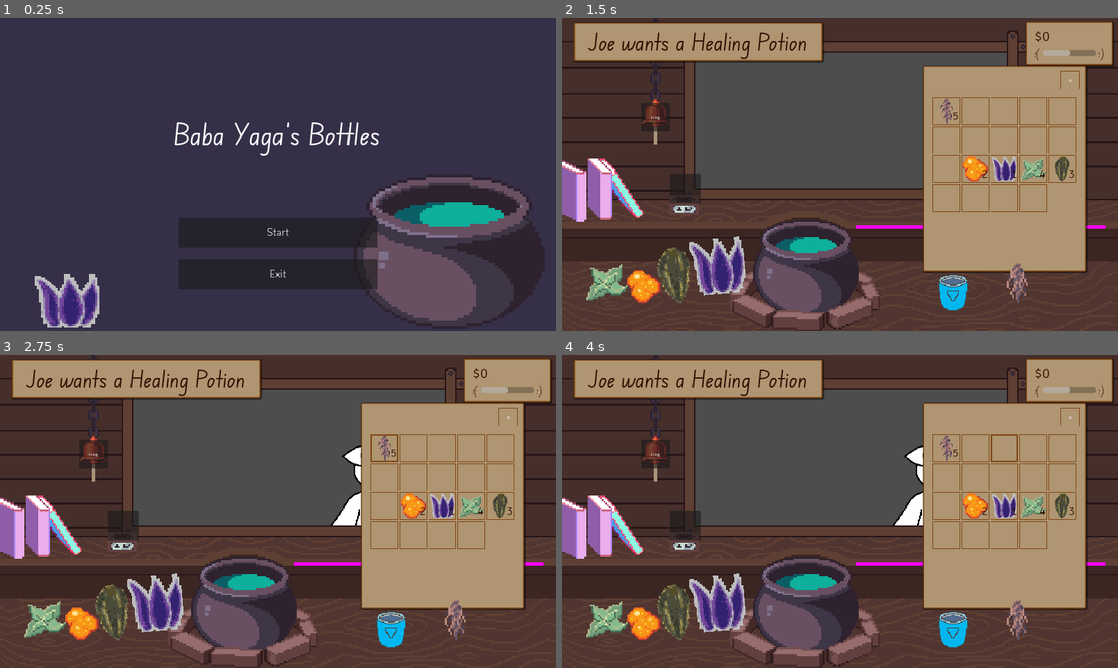
Above: before the commit, frames 1-4 (two rows, left to right).
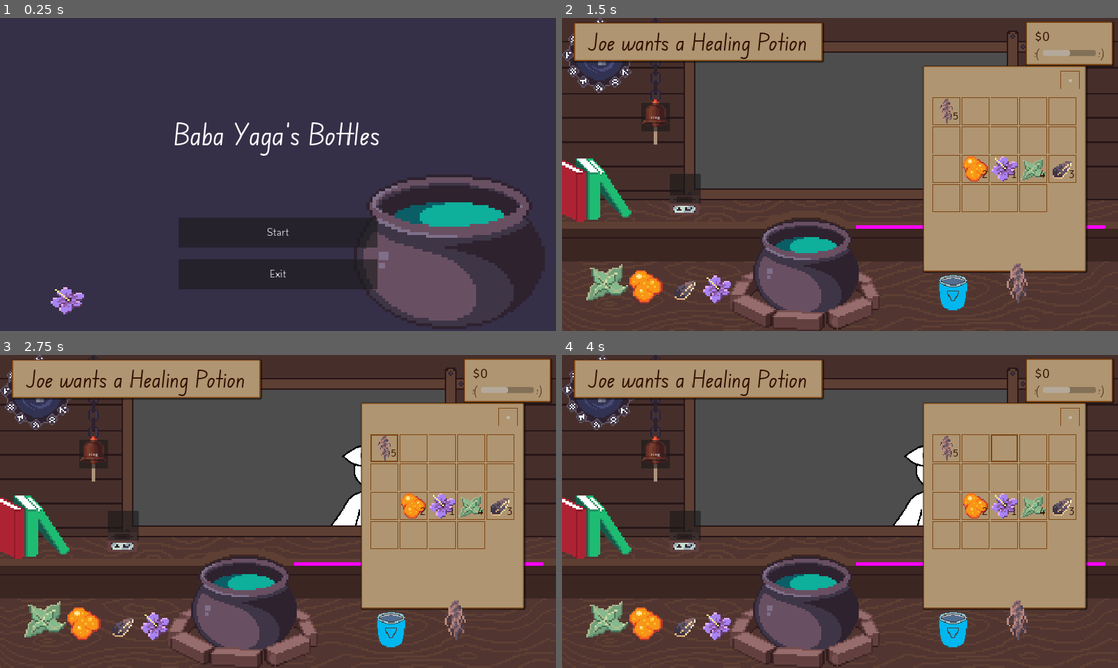
Above: after the commit, the same moments.

Repository: HuskyGameDev/2024s-team3
Game: Godot game, scene res://Scenes/UI/Title.tscn
Same seed, same stepped clock (60 frames per second), same inputs: the game is played once before the commit and once after it.
Inputs (mouse positions are in pixels of both pictures, inside the frame that each line leads up to):
- Up to frame 1 (0.25 s): no input
- Up to frame 2 (1.5 s): click "Start" at 0.5 s; click (1112, 93) at 1.25 s
- Up to frame 3 (2.75 s): click (383, 448) at 2 s
- Up to frame 4 (4 s): click (973, 448) at 2.75 s; click (1006, 448) at 3.5 s

The runs differ from the first frame. In frame 1, 1.5% of the frame differs, in the area x 6-18%, y 81-99%; in frame 2, 5.4%, in the area x 0-92%, y 0-99%; in frame 3, 5.4%; in frame 4, 5.4%.

Commit message:
Added Clock to main scene along with some sprite changes

Diff:
--- a/Scenes/Screens/Main.tscn
+++ b/Scenes/Screens/Main.tscn
@@ -15,6 +15,7 @@
 [ext_resource type="PackedScene" uid="uid://br236elfur261" path="res://Scenes/UI/Drawer.tscn" id="10_tnf6t"]
 [ext_resource type="Script" path="res://Scripts/ringBell.gd" id="13_klo3p"]
 [ext_resource type="PackedScene" uid="uid://cqjv8jg1x3rnd" path="res://Scenes/Crucible.tscn" id="15_a4pmo"]
+[ext_resource type="PackedScene" uid="uid://c2qo8furksvda" path="res://Scenes/clock.tscn" id="16_17ho7"]
 
 [sub_resource type="RectangleShape2D" id="RectangleShape2D_1aqou"]
 size = Vector2(417, 39.5)
@@ -185,6 +186,9 @@
 position = Vector2(1350, 950)
 scale = Vector2(3, 3)
 
+[node name="Clock" parent="." instance=ExtResource("16_17ho7")]
+position = Vector2(2.38419e-07, 0)
+
 [connection signal="orderToBell" from="CustomerSpawner" to="ringBell" method="_on_customer_spawner_order_to_bell"]
 [connection signal="potion_made" from="Cauldron" to="." method="_on_cauldron_potion_made"]
 [connection signal="body_entered" from="shelfArea" to="." method="_on_shelf_body_entered"]
--- a/Scenes/clock.tscn
+++ b/Scenes/clock.tscn
@@ -1,31 +1,117 @@
-[gd_scene load_steps=4 format=3 uid="uid://c2qo8furksvda"]
+[gd_scene load_steps=7 format=3 uid="uid://c2qo8furksvda"]
 
-[ext_resource type="Texture2D" uid="uid://c1na8wlk3ld7h" path="res://Assets/Sprites/icon.svg" id="1_mbp5p"]
-[ext_resource type="Script" path="res://Scripts/Time Circles.gd" id="2_57000"]
+[ext_resource type="Script" path="res://Scripts/Clock.gd" id="1_ik1lm"]
+[ext_resource type="Texture2D" uid="uid://l2qq10xcrfjs" path="res://Assets/Sprites/Clock Base.png" id="1_wuwvy"]
+[ext_resource type="Texture2D" uid="uid://bmg76ko3ct04m" path="res://Assets/Sprites/Clock Circles.png" id="2_yhq74"]
+[ext_resource type="Script" path="res://Scripts/Time Circles2.gd" id="3_ahngv"]
 [ext_resource type="Script" path="res://Scripts/Time Symbol.gd" id="3_k62wx"]
+[ext_resource type="Texture2D" uid="uid://dmq6lseii7m3s" path="res://Assets/Sprites/Clock Symbols.png" id="4_2lgyj"]
 
 [node name="Clock" type="Node2D"]
-position = Vector2(708, 662)
+position = Vector2(526, 487)
+scale = Vector2(5, 5)
+script = ExtResource("1_ik1lm")
 
 [node name="Clock Face" type="Sprite2D" parent="."]
-texture = ExtResource("1_mbp5p")
+texture = ExtResource("1_wuwvy")
+centered = false
 
 [node name="Time Circles" type="Sprite2D" parent="."]
-scale = Vector2(0.2, 0.2)
-texture = ExtResource("1_mbp5p")
-script = ExtResource("2_57000")
+position = Vector2(26, 26)
+texture = ExtResource("2_yhq74")
+script = ExtResource("3_ahngv")
 
 [node name="Time Symbol" type="Sprite2D" parent="Time Circles"]
-scale = Vector2(2.61719, 0.185547)
-texture = ExtResource("1_mbp5p")
+position = Vector2(-1.13249e-06, -22)
+texture = ExtResource("4_2lgyj")
+region_enabled = true
+region_rect = Rect2(0, 1, 4, 4)
 script = ExtResource("3_k62wx")
 
-[node name="Time Circles2" type="Sprite2D" parent="."]
-scale = Vector2(0.2, 0.2)
-texture = ExtResource("1_mbp5p")
-script = ExtResource("2_57000")
+[node name="Time Symbol2" type="Sprite2D" parent="Time Circles"]
+texture_filter = 1
+position = Vector2(11.4, -18)
+texture = ExtResource("4_2lgyj")
+offset = Vector2(0.1, 0)
+region_enabled = true
+region_rect = Rect2(7, 1, 3, 4)
+script = ExtResource("3_k62wx")
 
-[node name="Time Symbol" type="Sprite2D" parent="Time Circles2"]
-scale = Vector2(2.61719, 0.185547)
-texture = ExtResource("1_mbp5p")
+[node name="Time Symbol3" type="Sprite2D" parent="Time Circles"]
+position = Vector2(18, -11)
+texture = ExtResource("4_2lgyj")
+region_enabled = true
+region_rect = Rect2(13, 1, 4, 4)
 script = ExtResource("3_k62wx")
+
+[node name="Time Symbol4" type="Sprite2D" parent="Time Circles"]
+position = Vector2(22, -2.74181e-06)
+texture = ExtResource("4_2lgyj")
+region_enabled = true
+region_rect = Rect2(20, 1, 4, 4)
+script = ExtResource("3_k62wx")
+
+[node name="Time Symbol5" type="Sprite2D" parent="Time Circles"]
+position = Vector2(18, 11)
+texture = ExtResource("4_2lgyj")
+region_enabled = true
+region_rect = Rect2(27, 1, 4, 4)
+script = ExtResource("3_k62wx")
+
+[node name="Time Symbol6" type="Sprite2D" parent="Time Circles"]
+position = Vector2(11, 18)
+texture = ExtResource("4_2lgyj")
+region_enabled = true
+region_rect = Rect2(34, 1, 4, 4)
+script = ExtResource("3_k62wx")
+
+[node name="Time Symbol7" type="Sprite2D" parent="Time Circles"]
+position = Vector2(5.96046e-07, 22)
+texture = ExtResource("4_2lgyj")
+region_enabled = true
+region_rect = Rect2(41, 1, 4, 4)
+script = ExtResource("3_k62wx")
+
+[node name="Time Symbol8" type="Sprite2D" parent="Time Circles"]
+position = Vector2(-11, 18)
+texture = ExtResource("4_2lgyj")
+region_enabled = true
+region_rect = Rect2(48, 1, 4, 4)
+script = ExtResource("3_k62wx")
+
+[node name="Time Symbol9" type="Sprite2D" parent="Time Circles"]
+position = Vector2(-18, 11)
+texture = ExtResource("4_2lgyj")
+region_enabled = true
+region_rect = Rect2(55, 1, 4, 4)
+script = ExtResource("3_k62wx")
+
+[node name="Time Symbol10" type="Sprite2D" parent="Time Circles"]
+position = Vector2(-21.6, 1.07288e-06)
+texture = ExtResource("4_2lgyj")
+offset = Vector2(0.1, 0)
+region_enabled = true
+region_rect = Rect2(62, 1, 3, 4)
+script = ExtResource("3_k62wx")
+
+[node name="Time Symbol11" type="Sprite2D" parent="Time Circles"]
+position = Vector2(-18, -11)
+texture = ExtResource("4_2lgyj")
+region_enabled = true
+region_rect = Rect2(68, 1, 4, 4)
+script = ExtResource("3_k62wx")
+
+[node name="Time Symbol12" type="Sprite2D" parent="Time Circles"]
+position = Vector2(-11, -18)
+texture = ExtResource("4_2lgyj")
+region_enabled = true
+region_rect = Rect2(75, 1, 4, 4)
+script = ExtResource("3_k62wx")
+
+[node name="Day" type="Label" parent="."]
+offset_left = 22.0
+offset_top = 14.0
+offset_right = 32.0
+offset_bottom = 37.0
+horizontal_alignment = 1
+vertical_alignment = 1
--- /dev/null
+++ b/Scripts/Clock.gd
@@ -0,0 +1,26 @@
+extends Node2D
+
+@onready var dayLabel = $Day
+@onready var timeCircles = $"Time Circles"
+@onready var symbol9 = $"Time Circles/Time Symbol9"
+@onready var tween = create_tween()
+
+
+var rotation_speed = 1
+
+# Called when the node enters the scene tree for the first time.
+func _ready():
+	tween.tween_method(_clock_rotation, 0, 360, (abs(GameTime.STORE_OPEN_TIME - GameTime.STORE_CLOSE_TIME) * GameTime.GAME_TIME_SCALE)).set_trans(Tween.TRANS_LINEAR)
+
+
+# Called every frame. 'delta' is the elapsed time since the previous frame.
+func _process(delta):
+	if dayLabel.text != str(GameTime.day):
+		dayLabel.text = str(GameTime.day)
+
+
+
+
+
+func _clock_rotation(value: int):
+	timeCircles.rotation_degrees = value
--- a/Scripts/Singletons/GameTime.gd
+++ b/Scripts/Singletons/GameTime.gd
@@ -2,7 +2,7 @@
 
 const STORE_OPEN_TIME = 9;
 const STORE_CLOSE_TIME = 17;
-const GAME_TIME_SCALE = 60; # The number of irl seconds per 1 in game hour
+const GAME_TIME_SCALE = 30; # The number of irl seconds per 1 in game hour
 
 signal end_of_day;
 signal start_of_day;
--- /dev/null
+++ b/Scripts/Time Circles2.gd
@@ -0,0 +1,7 @@
+extends Sprite2D
+
+#var rotation_speed = 0.001
+#
+## Called every frame. 'delta' is the elapsed time since the previous frame.
+#func _process(delta):
+	#global_rotation += rotation_speed
--- a/Scripts/Time Symbol.gd
+++ b/Scripts/Time Symbol.gd
@@ -1,7 +1,18 @@
 extends Sprite2D
 
-var rotation_speed = 0.001
+var rotation_speed = 0.0001
+@onready var tween = create_tween()
+
+func _ready():
+	tween.tween_method(_symbol_rotation, 0, 360, (abs(GameTime.STORE_OPEN_TIME - GameTime.STORE_CLOSE_TIME) * GameTime.GAME_TIME_SCALE)).set_trans(Tween.TRANS_LINEAR)
+
+
 
 # Called every frame. 'delta' is the elapsed time since the previous frame.
-func _process(delta):
-	global_rotation += (rotation_speed + randf_range(.003, .006))
+#func _process(delta):
+	#global_rotation -= rotation_speed
+
+
+
+func _symbol_rotation(value: int):
+	rotation_degrees = -value
Binary file changed: Assets/Sprites/320x180 Vision.png
Binary file added: Assets/Sprites/Clock Base.png
Not shown, added: Assets/Sprites/Clock Base.png.import
Binary file added: Assets/Sprites/Clock Circles.png
Not shown, added: Assets/Sprites/Clock Circles.png.import
Binary file added: Assets/Sprites/Clock Symbols.png
Not shown, added: Assets/Sprites/Clock Symbols.png.import
Binary file changed: Assets/Sprites/Ingredients/nightshade_petals.png
Binary file changed: Assets/Sprites/Ingredients/sunflower_seeds.png
Not shown: 1 places in Scenes/Screens/Main.tscn that only renumber resources
